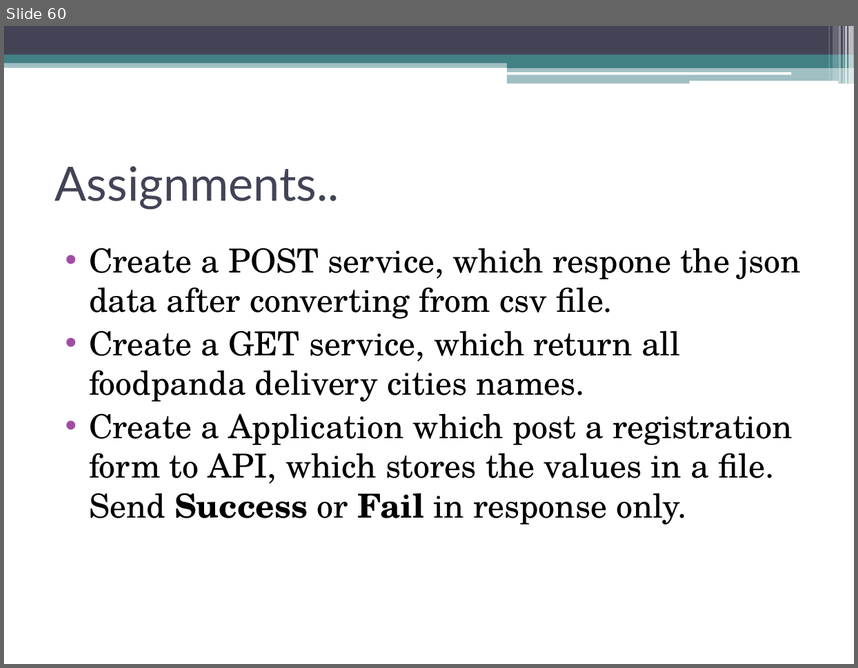
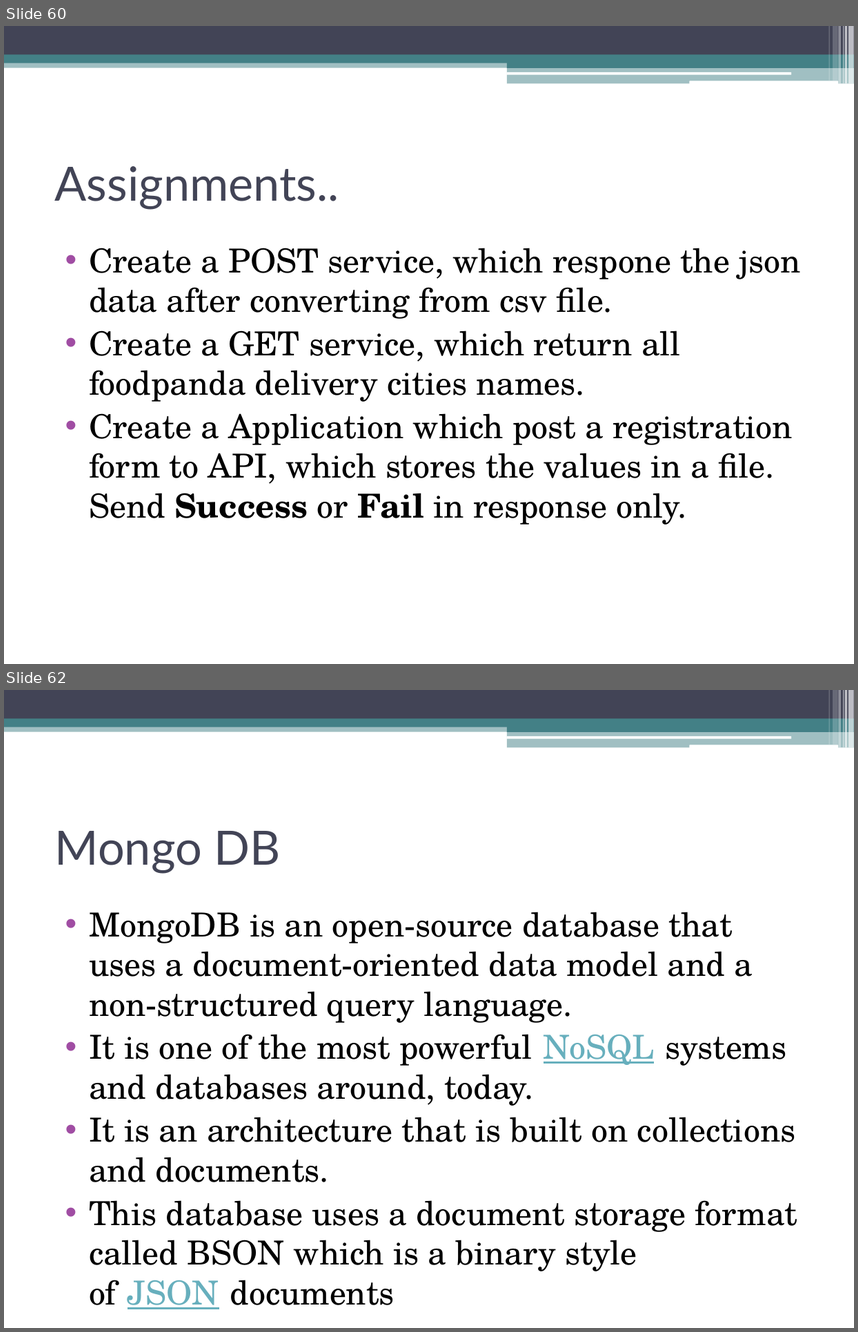
Before and after one commit to akjkhatri/mean_stack, a slide deck: MEAN Stack Workshop.pptx. Shown one above the other, each under a label of ours: slide 60 before the commit, slides 60 and 62 after it; the slides between them are not shown. The pictures are 858x668 and 858x1332 pixels, drawn with LibreOffice and Linux fonts; fonts in the diff are those of the drawing. Boxes give left, top, right and bottom in pixels: in the first picture for what was removed or moved away, otherwise in the second. Text is boxed around its words. In the diff, an @@ line names an element or a change of style, - is before the commit and + after.

```diff
--- a/MEAN Stack Workshop.pptx
+++ b/MEAN Stack Workshop.pptx
@@ slide 62 added at [4,690,854,1328], background #FFFFFF; not listed: 13 template elements that a slide beside it also shows @@
@@ title added at [55,831,280,874], 40 pt, text #424456 @@
+Mongo DB
@@ text added at [89,911,798,1309], 28 pt, text #000000 @@
+• MongoDB is an open-source database that uses a document-oriented data model and a non-structured query language.
+• It is one of the most powerful NoSQL systems and databases around, today.
+• It is an architecture that is built on collections and documents.
+• This database uses a document storage format called BSON which is a binary style of JSON documents
```
Also in this commit, not shown: 12 other slides added, 1 other file.
